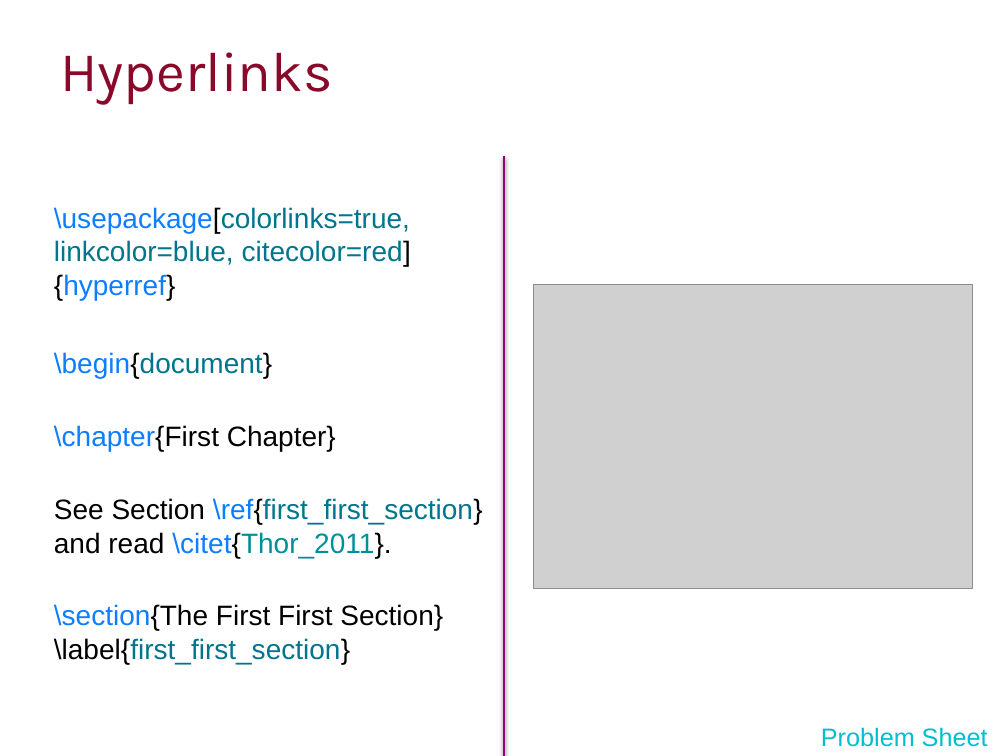
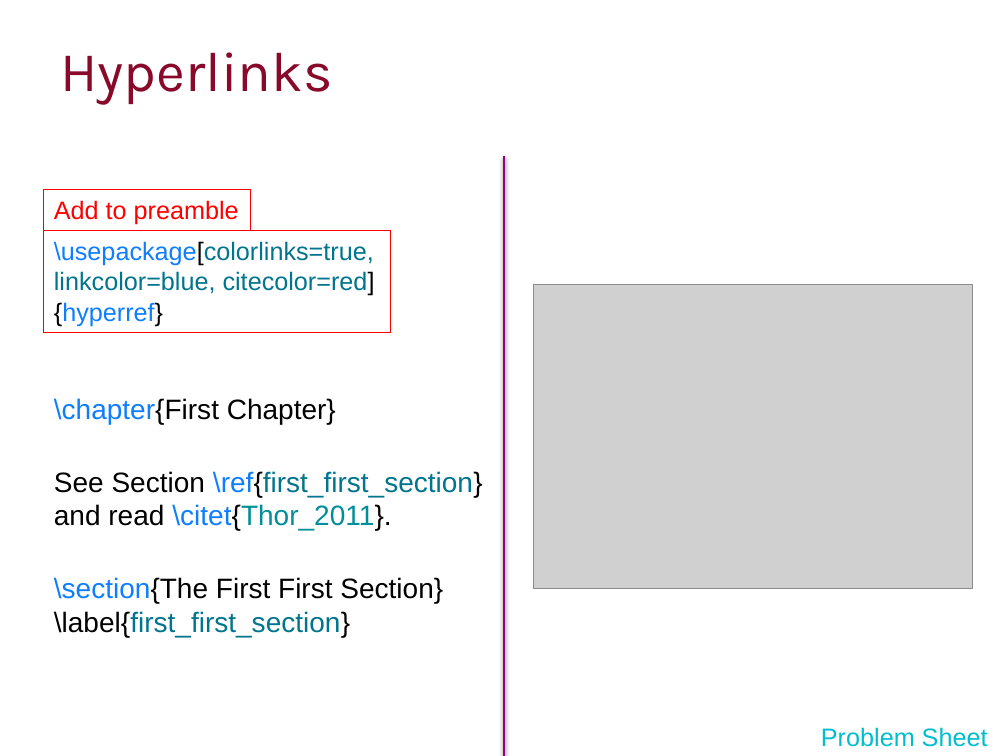
Before and after one commit to ImperialCollegeLondon/RCDS-writing-theses-in-latex, a slide deck: slide 29 of Writing Theses in Latex Slides.pptx. Drawn at 1008x756 pixels with LibreOffice and Linux fonts; fonts in the diff are those of the drawing; grey boxes stand for pictures; background and template pictures are left out. Boxes give left, top, right and bottom in pixels: in the first picture for what was removed or moved away, otherwise in the second. Text is boxed around its words. In the diff, an @@ line names an element or a change of style, - is before the commit and + after.

Commit message:
Reformatted preamble commands

```diff
--- a/Writing Theses in Latex Slides.pptx
+++ b/Writing Theses in Latex Slides.pptx
@@ rectangle added at bbox=[44, 190, 251, 230], outline #FF0000 0.75 pt, 18 pt, text #FF0000 @@
+Add to preamble
@@ text at bbox=[54, 207, 411, 378]: paragraphs removed @@
-\usepackage[colorlinks=true, linkcolor=blue, citecolor=red]{hyperref}
-\begin{document}
@@ rectangle added at bbox=[44, 231, 391, 333], outline #FF0000 0.75 pt, 18 pt, text #00758D @@
+\usepackage[colorlinks=true, linkcolor=blue, citecolor=red]{hyperref}
@@ text "\chapter{First Chapter}": place and size @@
-text "\chapter{First Chapter}" at bbox=[54, 207, 483, 664]
+text "\chapter{First Chapter}" at bbox=[54, 398, 483, 637]
```
Also in this commit, not shown: 7 other slides changed.
